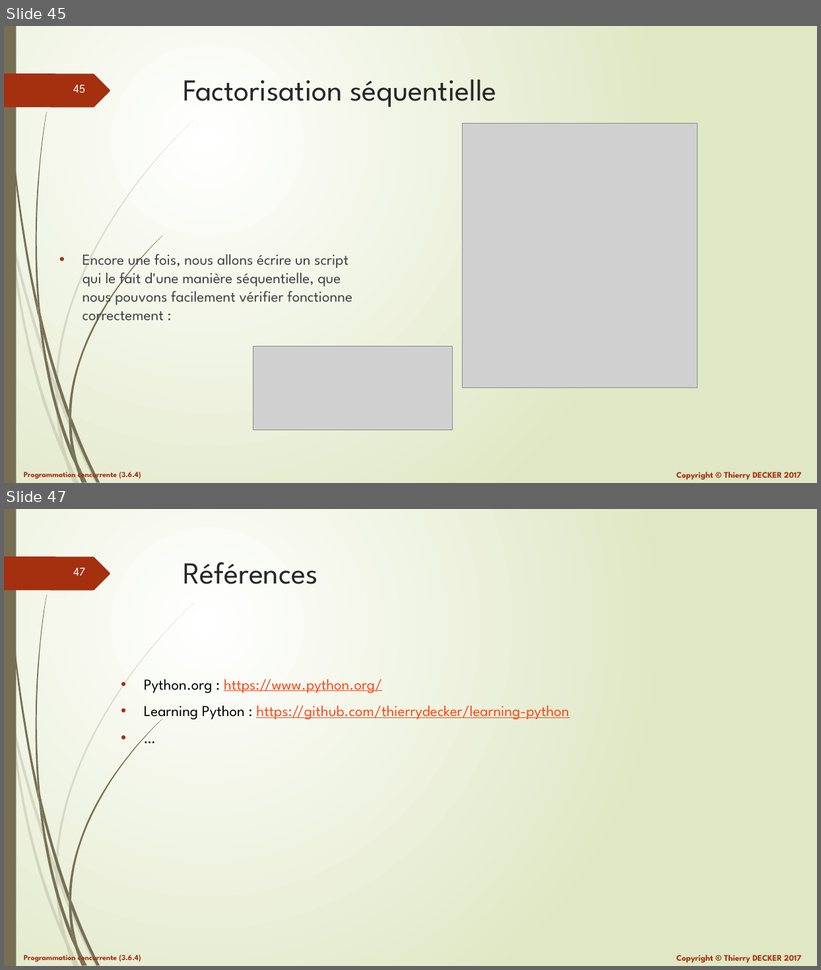
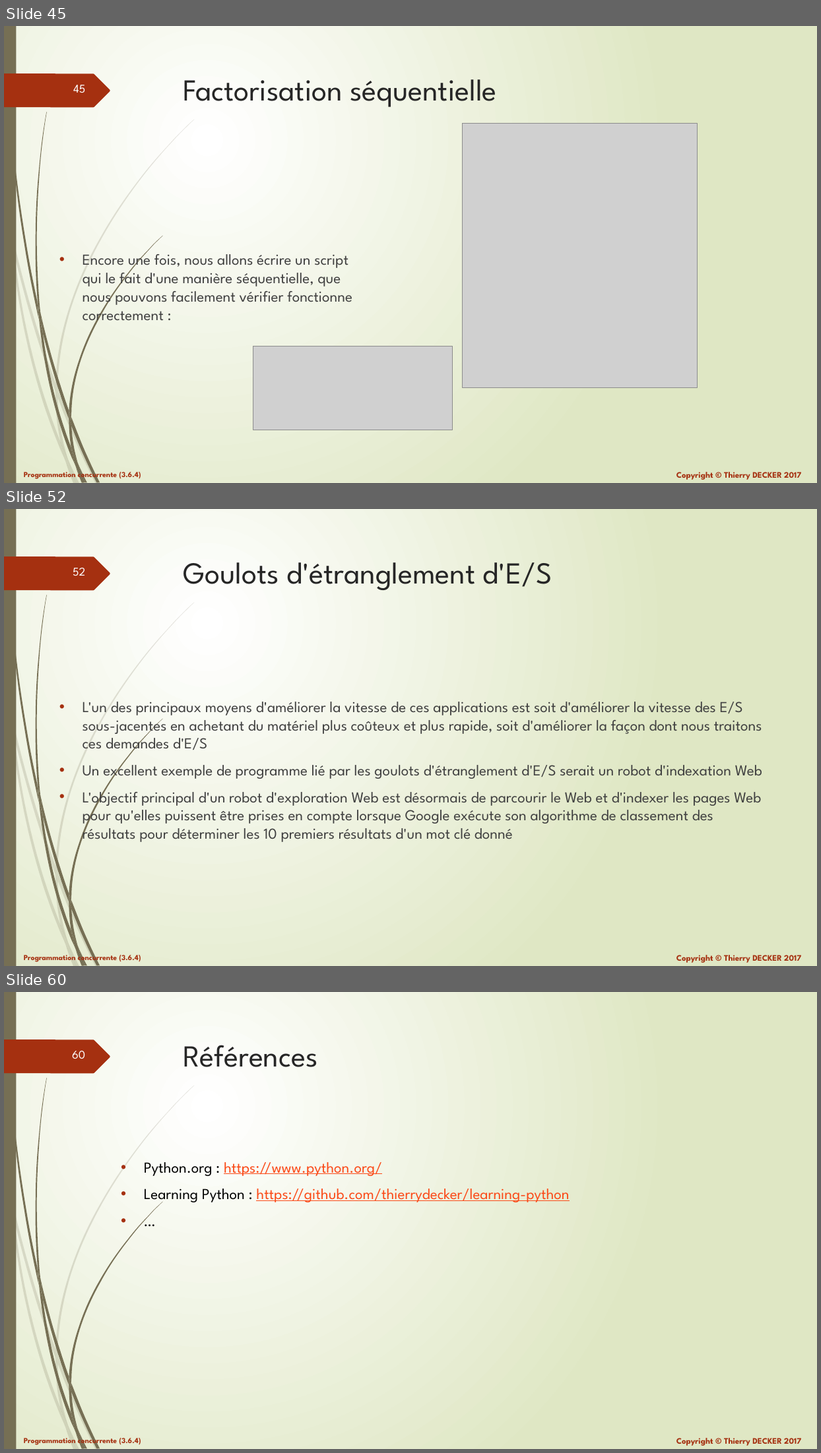
Before and after one commit to VikmanTheRacoon/learning-python, a slide deck: documentations/python-103.pptx. Shown one above the other, each under a label of ours: slides 45 and 47 before the commit, slides 45, 52 and 60 after it; the slides between them are not shown. The pictures are 821x970 and 821x1453 pixels, drawn with LibreOffice and Linux fonts; fonts in the diff are those of the drawing; grey boxes stand for pictures. Boxes give left, top, right and bottom in pixels: in the first picture for what was removed or moved away, otherwise in the second. Text is boxed around its words. In the diff, an @@ line names an element or a change of style, - is before the commit and + after.

```diff
--- a/documentations/python-103.pptx
+++ b/documentations/python-103.pptx
@@ slide 52 added at box(4, 509, 817, 966), background gradient #FFFFFF to #DFE8C4; not listed: 27 template elements that a slide beside it also shows @@
@@ title added at box(183, 562, 552, 590), 36 pt, text #262626 @@
+Goulots d'étranglement d'E/S
@@ text added at box(83, 702, 762, 842), 18 pt, text #404040 @@
+• L'un des principaux moyens d'améliorer la vitesse de ces applications est soit d'améliorer la vitesse des E/S sous-jacentes en achetant du matériel plus coûteux et plus rapide, soit d'améliorer la façon dont nous traitons ces demandes d'E/S
+• Un excellent exemple de programme lié par les goulots d'étranglement d'E/S serait un robot d'indexation Web
+• L'objectif principal d'un robot d'exploration Web est désormais de parcourir le Web et d'indexer les pages Web pour qu'elles puissent être prises en compte lorsque Google exécute son algorithme de classement des résultats pour déterminer les 10 premiers résultats d'un mot clé donné
@@ what was slide 47 is now slide 60 @@
@@ page number at box(72, 1051, 85, 1059): text changed @@
-47
+60
```
Also in this commit, not shown: 1 slide changed, 12 other slides added, 1 other file.
